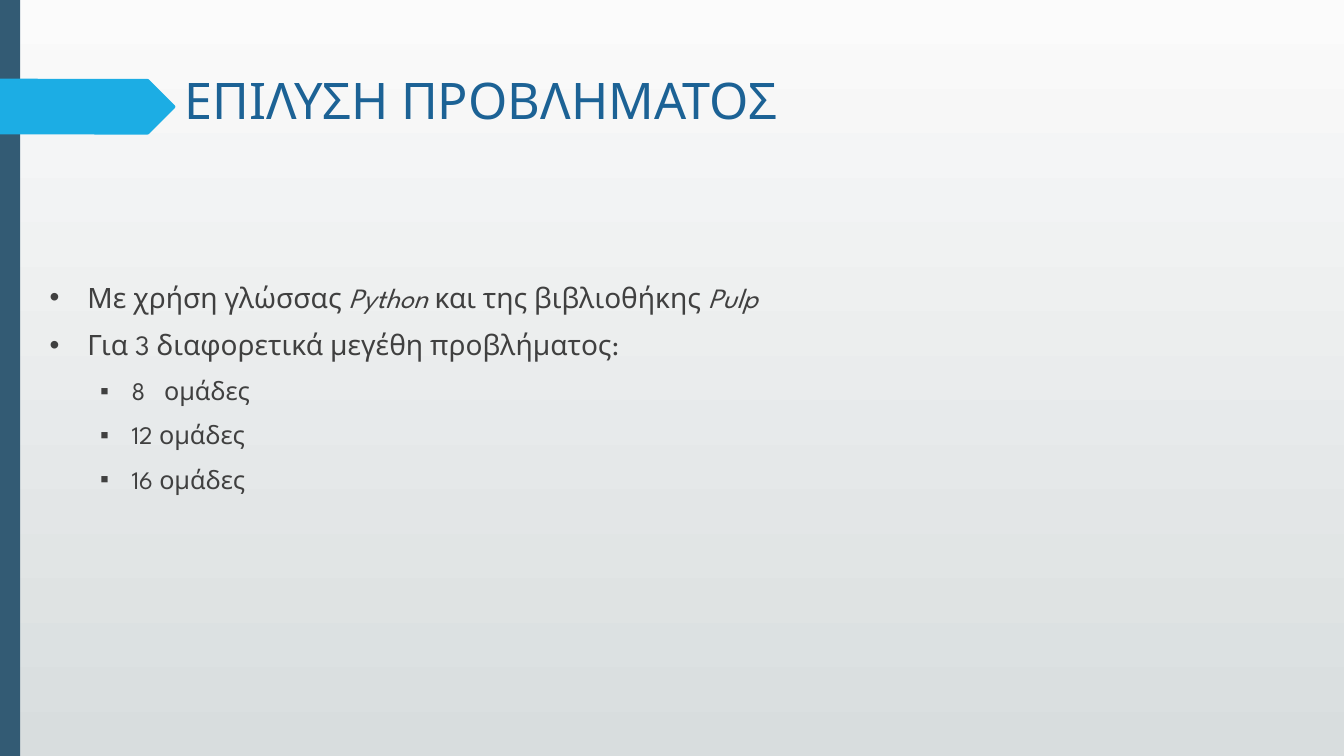
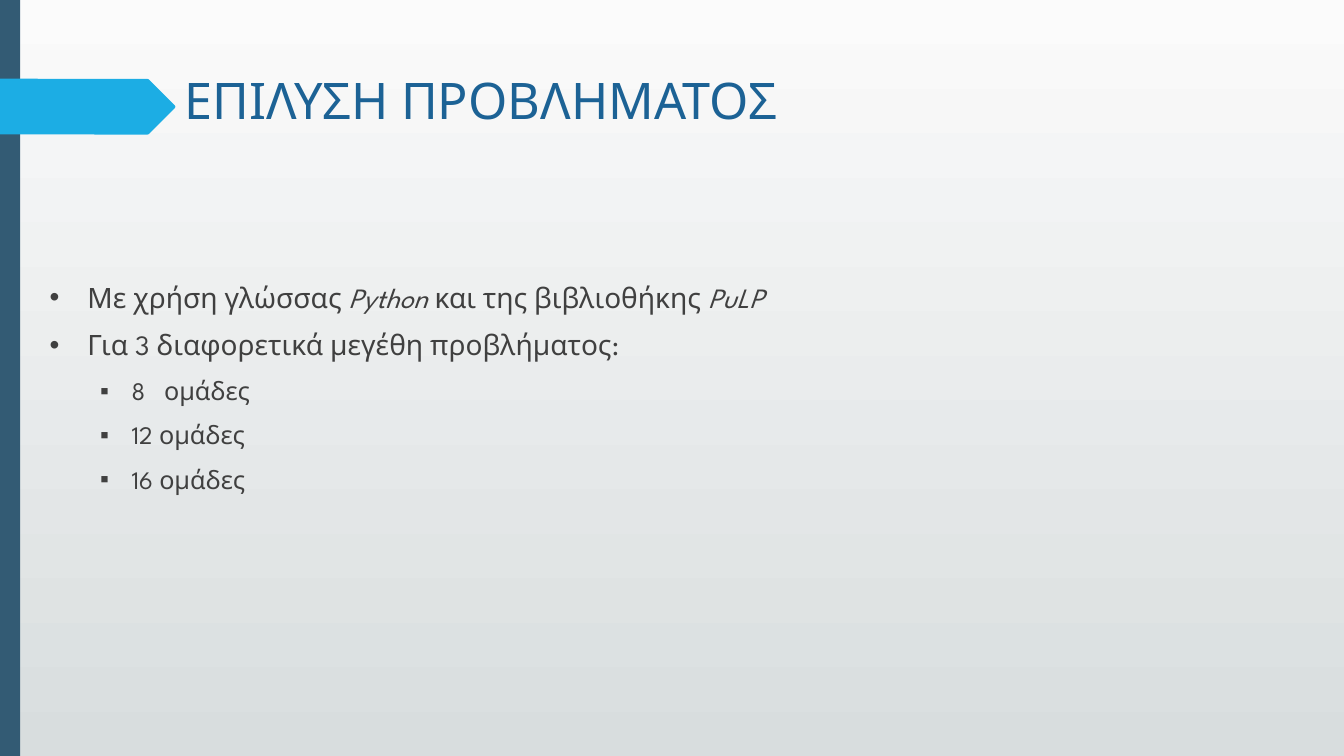
Before and after one commit to GeorgeTsialios/Sports-scheduling-for-amateur-leagues, a slide deck: slide 15 of Presentation.pptx. Drawn at 1344x756 pixels with LibreOffice and Linux fonts; fonts in the diff are those of the drawing. Boxes give left, top, right and bottom in pixels: in the first picture for what was removed or moved away, otherwise in the second. Text is boxed around its words. In the diff, an @@ line names an element or a change of style, - is before the commit and + after.

Commit message:
renamed PuLP

```diff
--- a/Presentation.pptx
+++ b/Presentation.pptx
@@ text at (x1=87, y1=285, x2=764, y2=315): text changed @@
-• Με χρήση γλώσσας Python και της βιβλιοθήκης Pulp
+• Με χρήση γλώσσας Python και της βιβλιοθήκης PuLP
```
